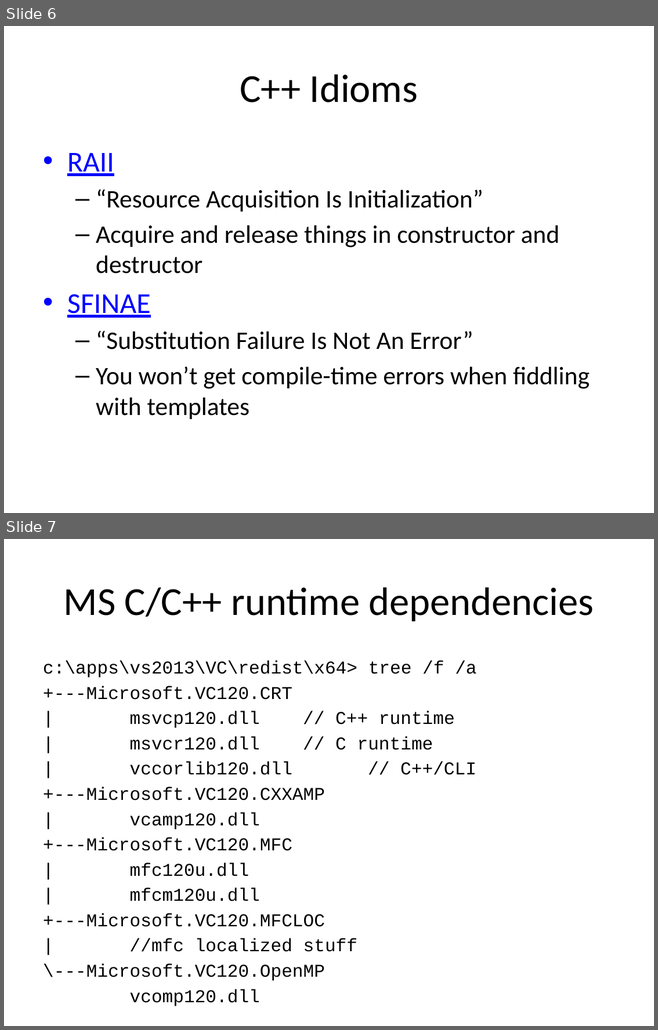
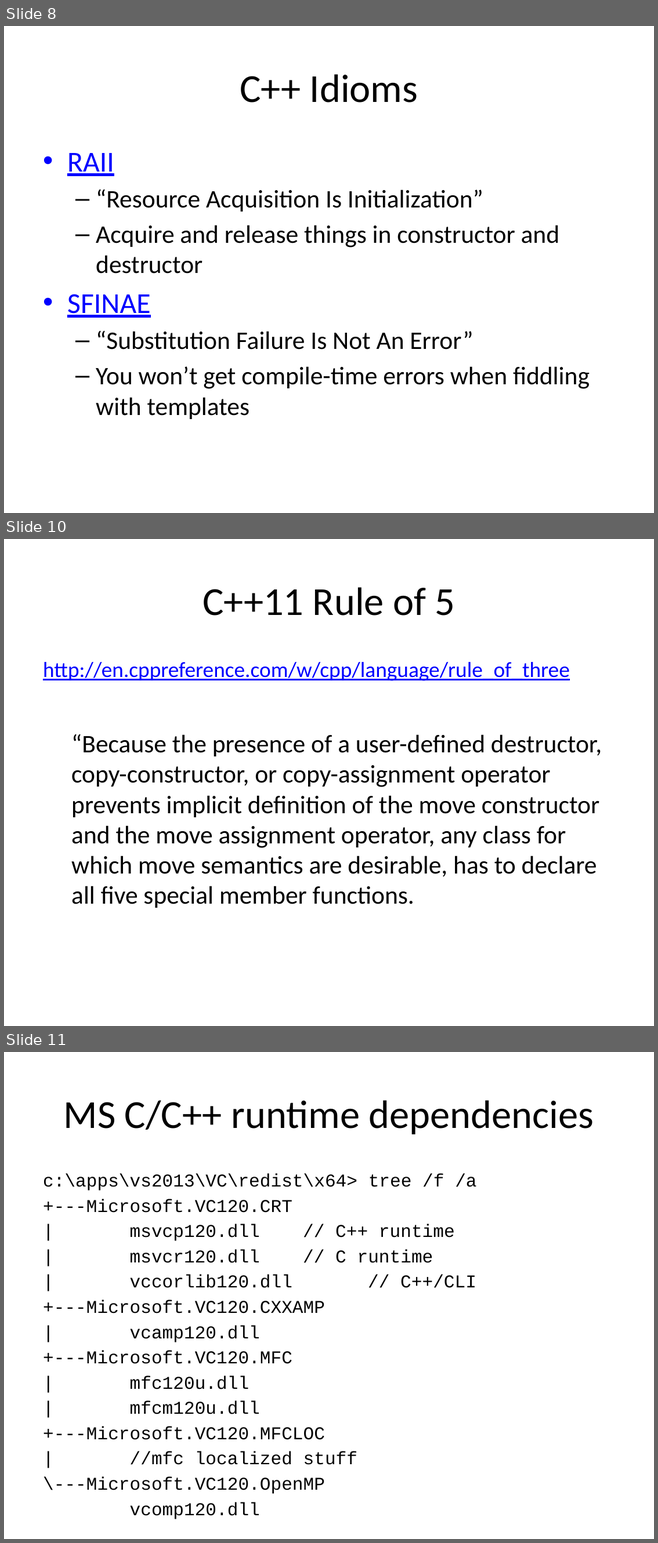
Before and after one commit to fellmad/FunWithCpp11, a slide deck: doc/Fun_with_C++11.pptx. Shown one above the other, each under a label of ours: slides 6 and 7 before the commit, slides 8, 10 and 11 after it; the slides between them are not shown. The pictures are 658x1030 and 658x1543 pixels, drawn with LibreOffice and Linux fonts; fonts in the diff are those of the drawing. Boxes give left, top, right and bottom in pixels: in the first picture for what was removed or moved away, otherwise in the second. Text is boxed around its words. In the diff, an @@ line names an element or a change of style, - is before the commit and + after.

```diff
--- a/doc/Fun_with_C++11.pptx
+++ b/doc/Fun_with_C++11.pptx
@@ slide 10 added at (4,539,654,1026), background #FFFFFF @@
@@ title added at (202,587,455,616), 44 pt, text #000000 @@
+C++11 Rule of 5
@@ text added at (43,662,601,908), 28 pt, text #000000 @@
+http://en.cppreference.com/w/cpp/language/rule_of_three
+  “Because the presence of a user-defined destructor, copy-constructor, or copy-assignment operator prevents implicit definition of the move constructor and the move assignment operator, any class for which move semantics are desirable, has to declare all five special member functions.
@@ what was slide 6 is now slide 8 @@
@@ what was slide 7 is now slide 11 @@
```
Also in this commit, not shown: 4 slides changed, 6 other slides added.
